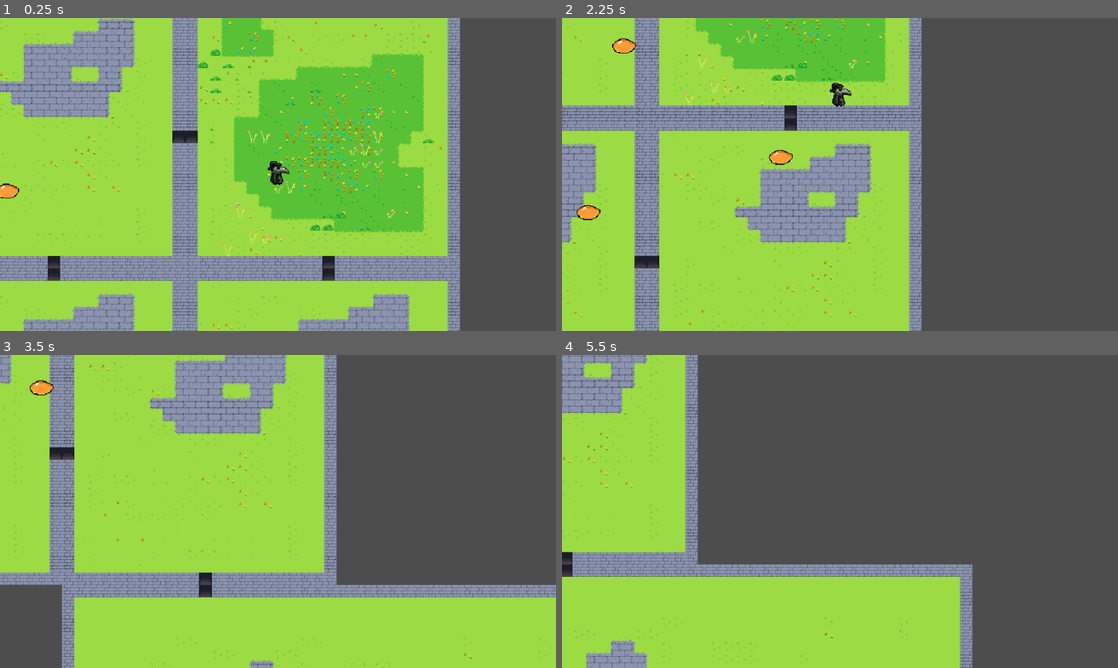
Above: before the commit, frames 1-4 (two rows, left to right).
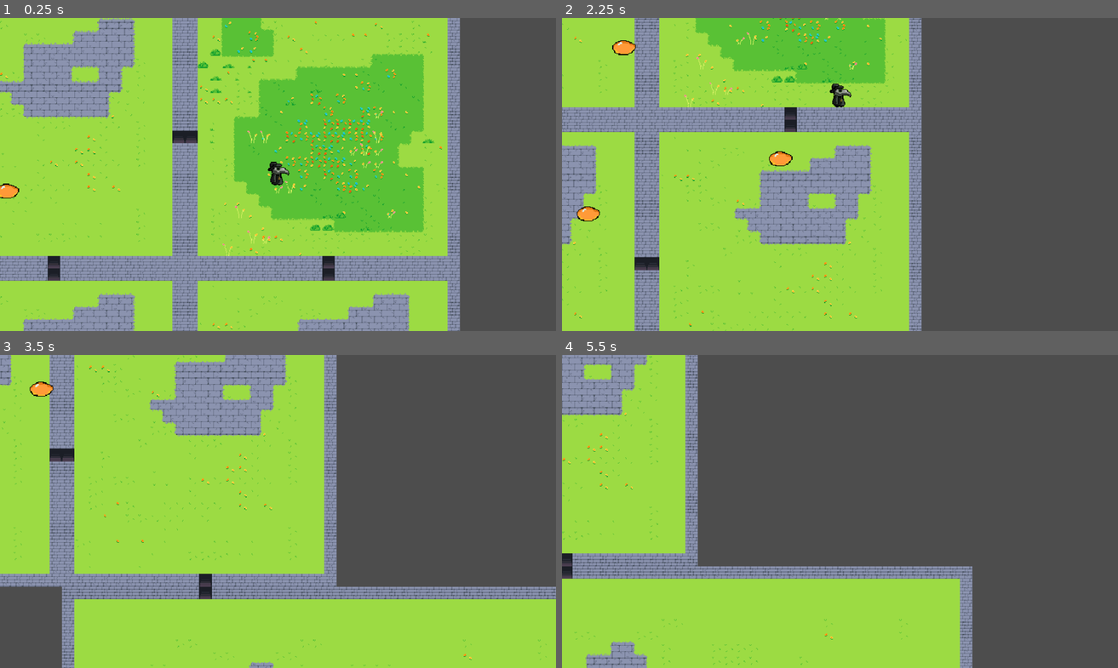
Above: after the commit, the same moments.

Repository: JohnHuber99/Black-Tower
Game: Godot game, scene res://Scenes/main.tscn
The game is run twice, just before and just after one commit, with the same random seed, the same clock (stepped at 60 frames per second) and the same inputs.
Inputs (mouse positions are in pixels of both pictures, inside the frame that each line leads up to):
- Up to frame 1 (0.25 s): no input
- Up to frame 2 (2.25 s): move the mouse to (962, 158) at 0.52 s; hold D (right) 0.53-1.28 s; click (962, 158) at 0.6 s; move the mouse to (728, 190) at 1.27 s; hold S (down) 1.28-2.03 s; click (728, 190) at 1.35 s; move the mouse to (895, 105) at 2.02 s; hold D (right) from 2.03 s (still down); hold Down (down_camera) from 2.03 s (still down)
- Up to frame 3 (3.5 s): click (333, 442) at 2.3 s; move the mouse to (250, 574) at 2.77 s; release D (right) at 2.78 s; release Down (down_camera) at 2.78 s; hold W (up) from 2.78 s (still down); tap Left (left_camera) at 2.85 s; click (250, 574) at 3.05 s
- Up to frame 4 (5.5 s): move the mouse to (1006, 558) at 3.52 s; release W (up) at 3.53 s; hold Right (right_camera) 3.53-4.28 s; hold A (left) 3.53-5.03 s; click (1006, 558) at 3.8 s; move the mouse to (673, 464) at 4.27 s; tap Mouse wheel down (scroll_down) at 4.35 s; click (673, 464) at 4.55 s; move the mouse to (867, 511) at 5.02 s; hold S (down) from 5.03 s (still down); tap Mouse wheel up (scroll_up) at 5.1 s; click (867, 511) at 5.3 s

The runs differ from the first frame. In frame 1, less than 0.1% of the frame differs, in the area x 48-53%, y 45-54%; in frame 2, 9.6%, in the area x 0-65%, y 0-100%; in frame 3, 7.7%; in frame 4, 4.7%.

Commit message:
Fixed knife colliding with wall bug

Diff:
--- a/Scenes/player.tscn
+++ b/Scenes/player.tscn
@@ -14,7 +14,7 @@
 [ext_resource type="PackedScene" uid="uid://bwicqk1gug5b" path="res://Scenes/Health Component.tscn" id="12_pu2lt"]
 
 [sub_resource type="CapsuleShape2D" id="CapsuleShape2D_tx1dd"]
-radius = 7.0
+radius = 9.0
 height = 24.0
 
 [sub_resource type="AtlasTexture" id="AtlasTexture_fs7ks"]
@@ -583,21 +583,24 @@
 script = ExtResource("1_3jcom")
 
 [node name="CollisionShape2D" type="CollisionShape2D" parent="."]
-position = Vector2(-2, -1)
+position = Vector2(0, 1)
 shape = SubResource("CapsuleShape2D_tx1dd")
 
 [node name="PlayerSprite" type="AnimatedSprite2D" parent="."]
-position = Vector2(2, -4)
+position = Vector2(-12, -3)
 sprite_frames = SubResource("SpriteFrames_chjaw")
-animation = &"basic_attack_3"
+animation = &"idle"
+offset = Vector2(14, 0)
 
 [node name="Camera2D" type="Camera2D" parent="."]
 position = Vector2(1, -1)
 script = ExtResource("7_3smsa")
 
-[node name="Marker2D" type="Node2D" parent="."]
+[node name="knifeSpawn" type="Node2D" parent="."]
+position = Vector2(6, 0)
 
 [node name="SmellingSalts" type="Node2D" parent="."]
+visible = false
 position = Vector2(0, 2)
 script = ExtResource("8_f1ek2")
 
@@ -609,6 +612,7 @@
 frame_progress = 1.0
 
 [node name="Health Component" parent="." instance=ExtResource("12_pu2lt")]
+visible = false
 
 [connection signal="destroyed" from="Health Component" to="." method="_on_health_component_destroyed"]
 [connection signal="health_change" from="Health Component" to="." method="_on_health_component_health_change"]
--- a/Scripts/knife.gd
+++ b/Scripts/knife.gd
@@ -5,11 +5,9 @@
 @export var SPEED = 400 # Value is subject to change
 
 var dir : float
-var spawnPos : Vector2
 var damage
 
 func _ready():
-	global_position = spawnPos
 	look_at(get_global_mouse_position())
 	dir = rotation
 	add_collision_exception_with(get_node("../player"))
--- a/Scripts/player.gd
+++ b/Scripts/player.gd
@@ -13,7 +13,6 @@
 @export var attack_chain_window = 20
 
 @onready var sprite = $PlayerSprite
-@onready var marker_2d = $Marker2D
 @onready var health = $"Health Component"
 const GRENADE = preload("res://Scenes/grenade2.tscn")
 const KNIFE = preload("res://Scenes/knife.tscn")
@@ -204,7 +203,7 @@
 
 		isThrowing = true
 
-		var startPosition = marker_2d.global_position
+		var startPosition = self.global_position
 		var direction = -1 if sprite.flip_h else 1
 		var targetPosition = Vector2(startPosition.x + 300 * direction, startPosition.y) - global_position
 
@@ -220,7 +219,7 @@
 
 func _fire() :
 	var knife = KNIFE.instantiate()
-	knife.spawnPos = global_position
+	knife.position = self.global_position
 	if stats_boosted:
 		knife.damage = boosted_knife_damage
 	else:
--- a/project.godot
+++ b/project.godot
@@ -12,7 +12,7 @@
 
 config/name="Black Tower"
 run/main_scene="res://Scenes/main.tscn"
-config/features=PackedStringArray("4.3", "Forward Plus")
+config/features=PackedStringArray("4.4", "Forward Plus")
 
 [display]
 
Not shown: 1 places in Scenes/main.tscn that only renumber resources
Not shown, added: Scenes/player.tscn408901193.tmp
